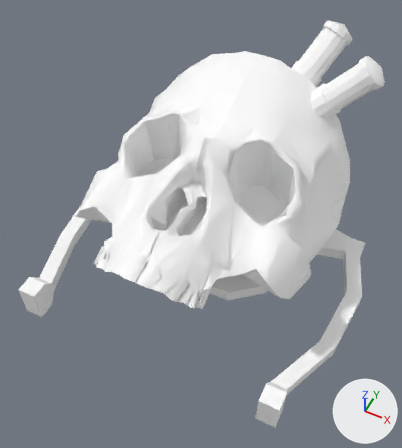
What one commit did to the FBX model Assets/Models/Characters/AutomatonChaser.fbx.
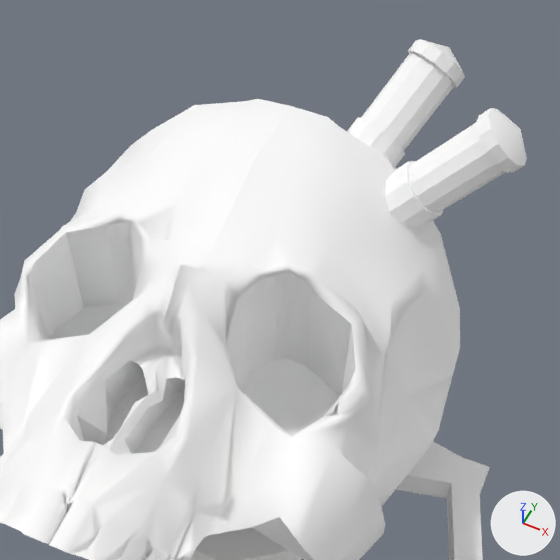
There are two pictures of each version: one whole from a 50 mm camera at (0.0173, -0.0222, 0.0576) aimed at (-0.0002, 0.0129, 0.0137), one close up on the part from 28% to 100% of the width and 0% to 65% of the height. Arrows for +X, +Y and +Z are at lower right; the lights stay in place. Where no turn or scale is listed for an object, it has been applied to the vertices.

Objects in the first close-up: 'Chaser'.
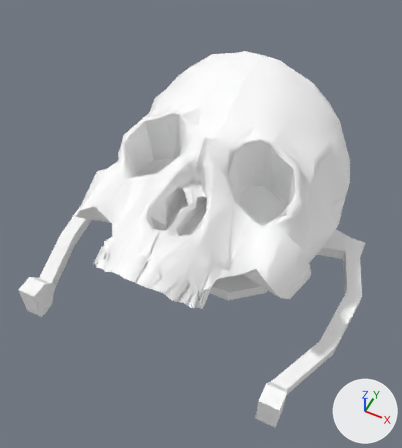
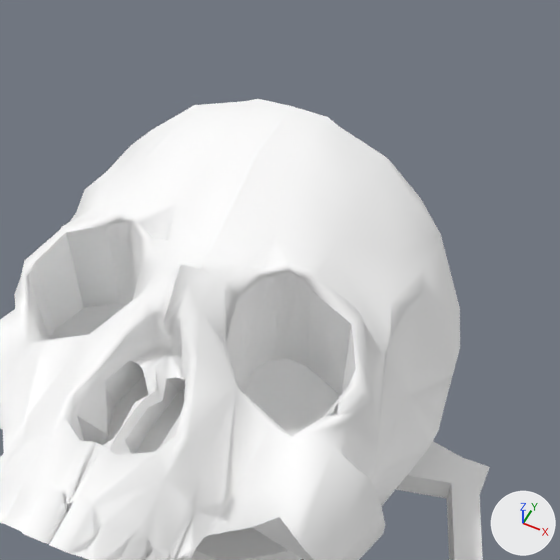
Patch to the scene script:
```diff
--- a/Assets/Models/Characters/AutomatonChaser.fbx.py
+++ b/Assets/Models/Characters/AutomatonChaser.fbx.py
@@ me_mesh @@
 me_mesh.from_pydata(...)  # 722 vertices, 804 faces; spans x -0.0175..0.0175, y -0.0008..0.0333, z 0.0035..0.0291
 # used by ob_chaser; location = (0.0, 0.00002, 0.0)
+# me_mesh part 1: the loose piece of 74 vertices spanning x 0.0056..0.0127, y 0.024..0.0283, z 0.0215..0.0287 is deleted
+# me_mesh part 2: the loose piece of 74 vertices spanning x 0.0024..0.0078, y 0.0263..0.0333, z 0.022..0.0291 is deleted
 me_mesh.materials.append(mat_automatonmaterial)
```

Where the change shows, as pixel boxes (x1, y1, x2, y2) in the close-ups (560 x 560 px):
'Chaser', reshaped: before (0, 39, 527, 560); after (0, 99, 490, 560)
part 1 of me_mesh, deleted: before (385, 108, 527, 228)
part 2 of me_mesh, deleted: before (347, 39, 465, 168)
